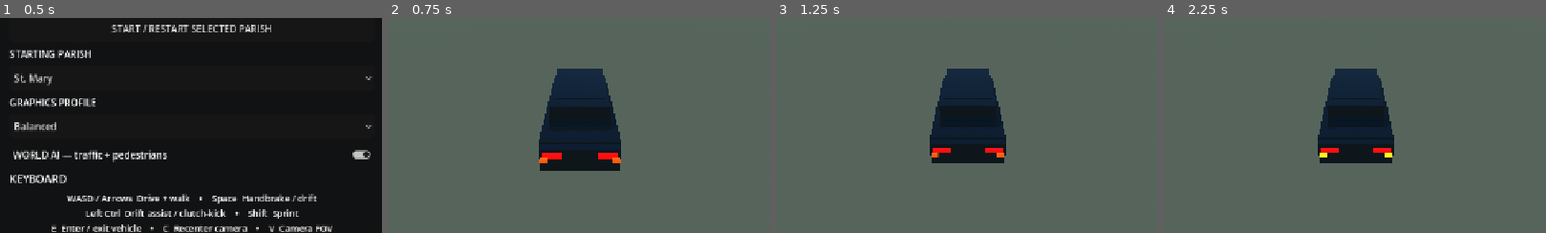
Above: before the commit, frames 1-4 (left to right).
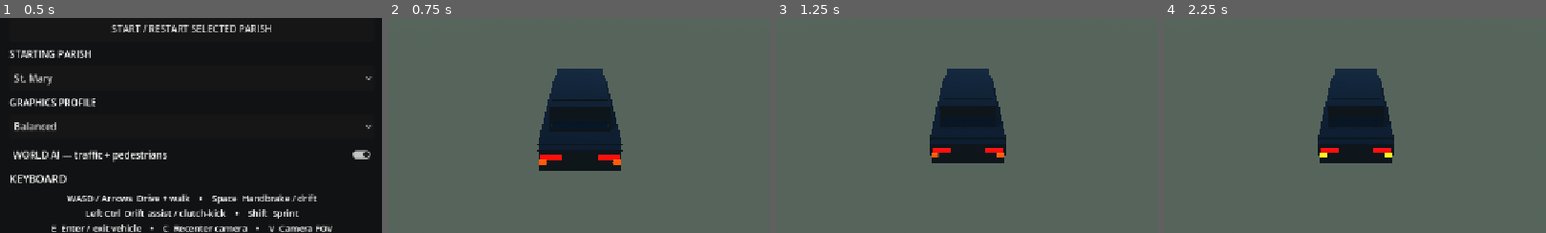
Above: after the commit, the same moments.

Repository: rell28194-rgb/yardman
Game: Godot game, scene res://launcher.tscn
The game is run twice, just before and just after one commit, with the same random seed, the same clock (stepped at 60 frames per second) and the same inputs.
Inputs:
- Up to frame 1 (0.5 s): no input
- Up to frame 2 (0.75 s): click "START / RESTART SELECTED PARI…" at 0.5 s
- Up to frame 3 (1.25 s): no input
- Up to frame 4 (2.25 s): click "L" at 1.25 s; click "HAZ" at 2 s
The pictures show only the part of the screen within x 25-75%, y 36-86%; the shares and areas given below are measured in that part.

Frame 1 is identical in both runs. In frame 2, 0.6% of the frame differs, in the area x 39-62%, y 29-72%; in frame 3, less than 0.1%; in frame 4, nothing differs.
Error before the commit: Invalid call. Nonexistent 'float' constructor. (res://scripts/streetlight_night_runtime.gd:36)

Commit message:
perf: suspend gameplay autoloads on launcher

Diff:
--- a/godot/scripts/startup_menu.gd
+++ b/godot/scripts/startup_menu.gd
@@ -30,6 +30,51 @@
     "TrafficBrakeLightRuntime",
     "TrafficHeadlightRuntime",
 ]
+const PREGAME_RUNTIME_NAMES := [
+    "RenderRuntime",
+    "TerrainPhysicsRuntime",
+    "BuildingHLOD",
+    "RoadVisibilityRuntime",
+    "RoadCorridorTerrainRuntime",
+    "RoadEarthworksRuntime",
+    "RoadDrainageRuntime",
+    "RoadsideEngineeringRuntime",
+    "RoadHairpinRuntime",
+    "TrafficRuntime",
+    "TrafficSignalRuntime",
+    "ParkedVehicleRuntime",
+    "PedestrianRuntime",
+    "PedestrianDestinationRuntime",
+    "PedestrianIdleRuntime",
+    "TrafficPedestrianSafetyRuntime",
+    "TrafficVisualVarietyRuntime",
+    "TrafficBrakeLightRuntime",
+    "StreetlightNightRuntime",
+    "VehicleHeadlightRuntime",
+    "TrafficHeadlightRuntime",
+    "BuildingNightRuntime",
+    "EnvironmentAudioRuntime",
+    "VehicleSignalRuntime",
+    "JobRuntime",
+    "JobPersistenceRuntime",
+    "JobGuidanceRuntime",
+    "VegetationBudgetRuntime",
+    "ReflectionBudgetRuntime",
+    "VehicleGarage",
+    "VehicleVisualRuntime",
+    "VehicleCameraRuntime",
+    "SurfaceDynamics",
+    "RoadworkLayer",
+    "FenceLayer",
+    "StreetLightLayer",
+    "GuardRailLayer",
+    "RetainingWallLayer",
+    "BusStopLayer",
+    "VehicleDriverLayer",
+    "AtmosphereFX",
+    "WeatherCycleRuntime",
+    "LocationTracker",
+]
 
 var game: Node
 var screen: Control
@@ -46,11 +91,15 @@
 var _pending_quality := ""
 var _open_garage_after_launch := false
 var _ai_enabled := true
+var _pregame_process_modes: Dictionary = {}
+var _pregame_suspended := false
 
 func _ready() -> void:
     layer = 200
     process_mode = Node.PROCESS_MODE_ALWAYS
     _load_options()
+    _suspend_gameplay_runtimes()
+    call_deferred("_suspend_gameplay_runtimes")
     _build_ui()
     _populate_parishes_from_manifest()
     _apply_ai_enabled(_ai_enabled)
@@ -68,6 +117,7 @@
     var launched_now := _launching_game
     game = scene
     _launching_game = false
+    _restore_gameplay_runtimes()
     if continue_button != null:
         continue_button.disabled = false
         continue_button.text = "CONTINUE DRIVE"
@@ -88,6 +138,34 @@
     else:
         _set_open(true)
     print("YARDMAN_STARTUP_MENU_BOUND")
+
+func _suspend_gameplay_runtimes() -> void:
+    if is_instance_valid(game) or _launching_game:
+        return
+    for runtime_name in PREGAME_RUNTIME_NAMES:
+        var runtime := get_node_or_null("/root/%s" % runtime_name)
+        if runtime == null:
+            continue
+        if not _pregame_process_modes.has(runtime_name):
+            _pregame_process_modes[runtime_name] = runtime.process_mode
+        runtime.process_mode = Node.PROCESS_MODE_DISABLED
+    _pregame_suspended = not _pregame_process_modes.is_empty()
+
+func _restore_gameplay_runtimes() -> void:
+    if not _pregame_suspended and _pregame_process_modes.is_empty():
+        return
+    for runtime_name in _pregame_process_modes.keys():
+        var runtime := get_node_or_null("/root/%s" % str(runtime_name))
+        if runtime == null:
+            continue
+        runtime.process_mode = int(_pregame_process_modes[runtime_name])
+    _pregame_process_modes.clear()
+    _pregame_suspended = false
+
+func _begin_shader_warmup() -> void:
+    var warmup := get_node_or_null("/root/ShaderWarmup")
+    if warmup != null and warmup.has_method("begin"):
+        warmup.call("begin")
 
 func _build_ui() -> void:
     screen = Control.new()
@@ -278,6 +356,7 @@
         continue_button.text = "LOADING JAMAICA…"
     if garage_button != null:
         garage_button.disabled = true
+    _begin_shader_warmup()
     var error := get_tree().change_scene_to_file(GAMEPLAY_SCENE)
     if error != OK:
         _launching_game = false
